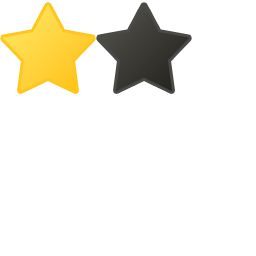
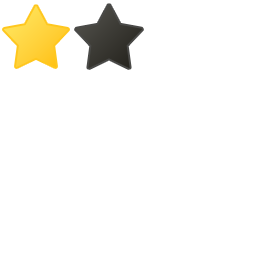
The second w=256, h=256 image is a revision of the first. Changes to its layers:
painted on "多角形 1 のコピー" over [left=76, top=5, right=189, bottom=91]
painted on "多角形 1" over [left=3, top=5, right=93, bottom=91]
